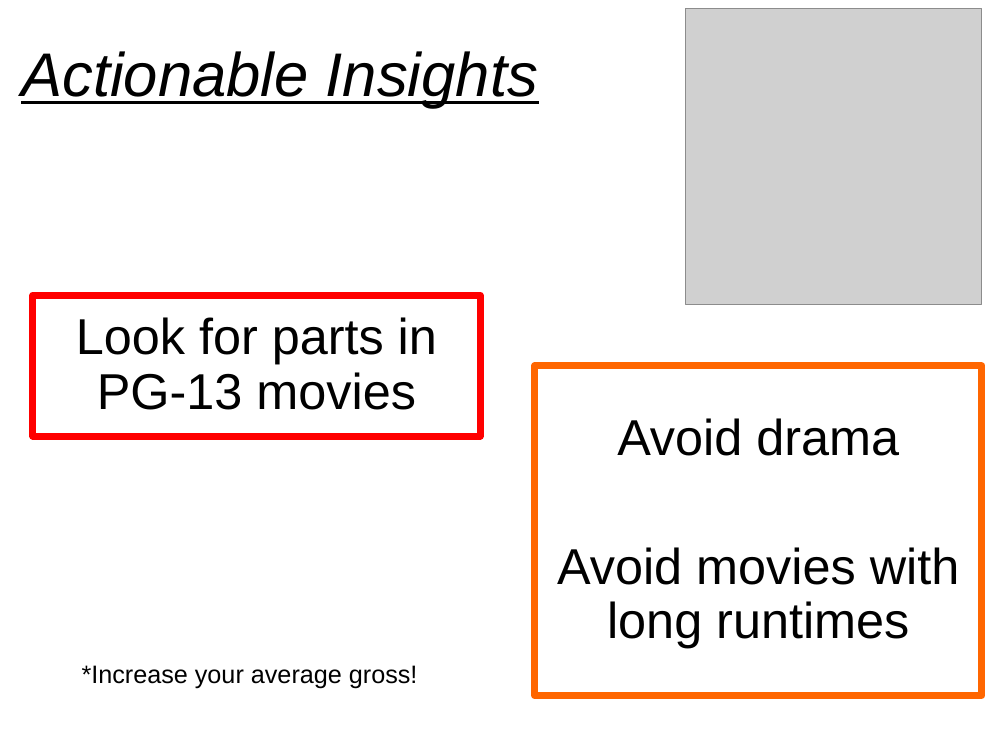
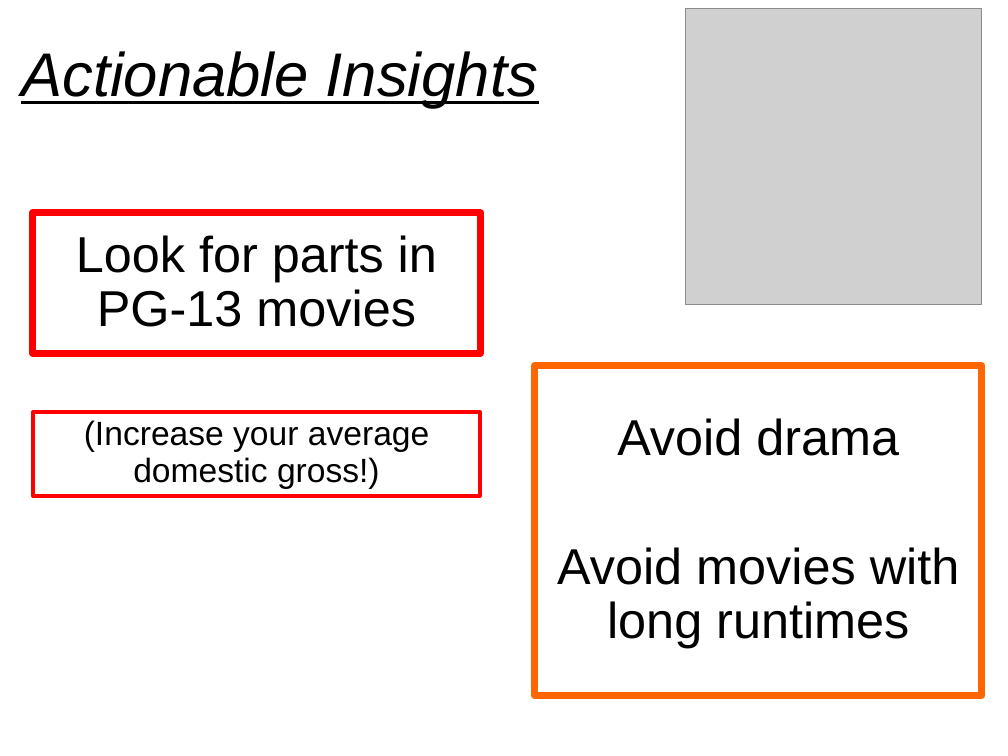
Before and after one commit to karmacelina/predicting_movie_widest_release, a slide deck: slide 4 of Luther_presentation.pptx. Drawn at 1008x756 pixels with LibreOffice and Linux fonts; fonts in the diff are those of the drawing; grey boxes stand for pictures. Boxes give left, top, right and bottom in pixels: in the first picture for what was removed or moved away, otherwise in the second. Text is boxed around its words. In the diff, an @@ line names an element or a change of style, - is before the commit and + after.

```diff
--- a/Luther_presentation.pptx
+++ b/Luther_presentation.pptx
@@ text "Look for parts in PG-13 ...": place and size @@
-text "Look for parts in PG-13 ..." at [33, 295, 481, 436]
+text "Look for parts in PG-13 ..." at [33, 213, 481, 354]
@@ rectangle "(Increase your average domestic gross!)": place and size @@
-rectangle "(Increase your average domestic gross!)" at [82, 665, 418, 689]
+rectangle "(Increase your average domestic gross!)" at [33, 412, 481, 496]
@@ rectangle "(Increase your average domestic gross!)" at [33, 412, 481, 496]: outline none to #FF0000 2.5 pt @@
@@ text in rectangle at [84, 420, 429, 489]: text changed; size 18 to 24 pt @@
-*Increase your average gross!
+(Increase your average domestic gross!)
```
Also in this commit, not shown: 6 other slides changed, 5 slides added, 3 slides removed, 1 other file.
